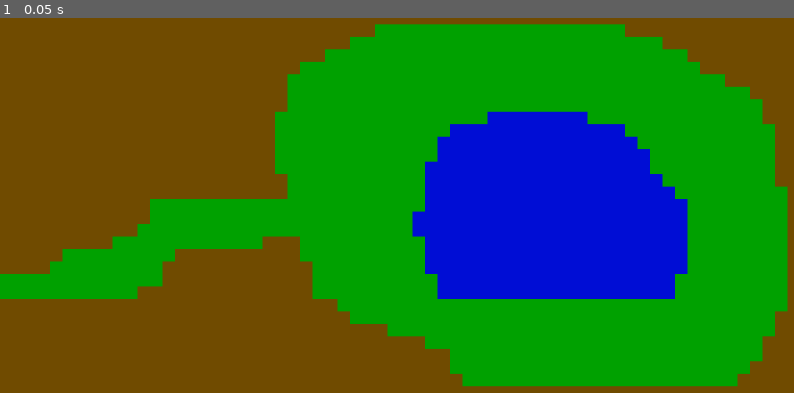
Above: before the commit, frame 1.
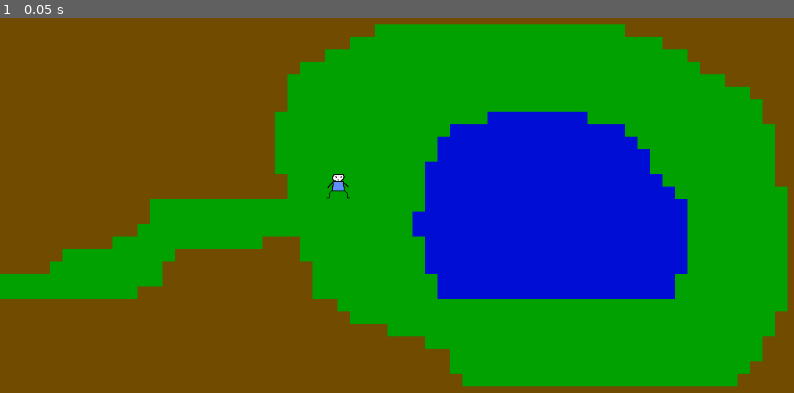
Above: after the commit, the same moment.

Repository: YukaChka/GoDotgame
Game: Godot game, scene res://Scenes/Tilemap.tscn
Same seed, same stepped clock (60 frames per second), same inputs: the game is played once before the commit and once after it. Before the commit the project starts from res://Tilemap.tscn.
Inputs:
- Up to frame 1 (0.05 s): no input

The runs differ from the first frame. In frame 1, less than 0.1% of the frame differs, in the area x 41-45%, y 41-49%.

Commit message:
сделал 3 видео

Diff:
--- a/Tilemap.tscn
+++ b/Scenes/Tilemap.tscn
@@ -1,6 +1,7 @@
-[gd_scene load_steps=3 format=2]
+[gd_scene load_steps=4 format=2]
 
 [ext_resource path="res://Sprite/tile.png" type="Texture" id=1]
+[ext_resource path="res://Scenes/player.tscn" type="PackedScene" id=2]
 
 [sub_resource type="TileSet" id=1]
 0/name = "tile.png 0"
@@ -67,3 +68,6 @@
 cell_size = Vector2( 16, 16 )
 format = 1
 tile_data = PoolIntArray( 0, 3, 0, 1, 3, 0, 2, 3, 0, 3, 3, 0, 4, 3, 0, 5, 3, 0, 6, 3, 0, 7, 3, 0, 8, 3, 0, 9, 3, 0, 10, …(35108 unchanged characters)…
+
+[node name="KinematicBody2D" parent="." instance=ExtResource( 2 )]
+position = Vector2( 417, 303 )
--- /dev/null
+++ b/Scenes/player.tscn
@@ -0,0 +1,16 @@
+[gd_scene load_steps=3 format=2]
+
+[ext_resource path="res://Sprite/Без имени.png" type="Texture" id=1]
+
+[sub_resource type="RectangleShape2D" id=1]
+extents = Vector2( 15, 15.5 )
+
+[node name="KinematicBody2D" type="KinematicBody2D"]
+
+[node name="Sprite" type="Sprite" parent="."]
+texture = ExtResource( 1 )
+centered = false
+
+[node name="CollisionShape2D" type="CollisionShape2D" parent="."]
+position = Vector2( 16, 16.5 )
+shape = SubResource( 1 )
--- a/project.godot
+++ b/project.godot
@@ -11,7 +11,7 @@
 [application]
 
 config/name="gamelesson"
-run/main_scene="res://Tilemap.tscn"
+run/main_scene="res://Scenes/Tilemap.tscn"
 config/icon="res://icon.png"
 
 [gui]
Binary file added: Sprite/Без имени.png
Not shown, added: Sprite/Без имени.png.import
